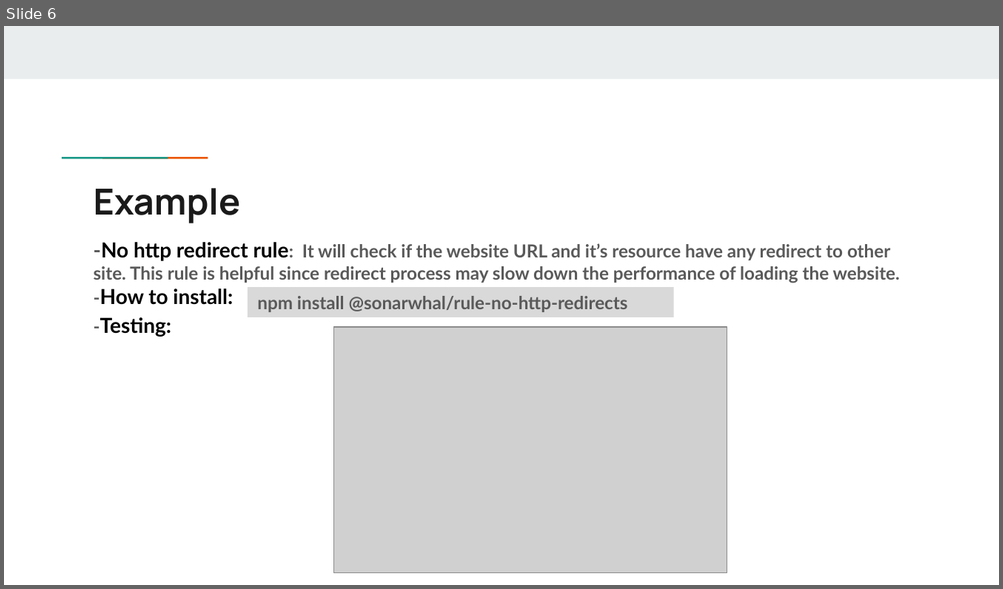
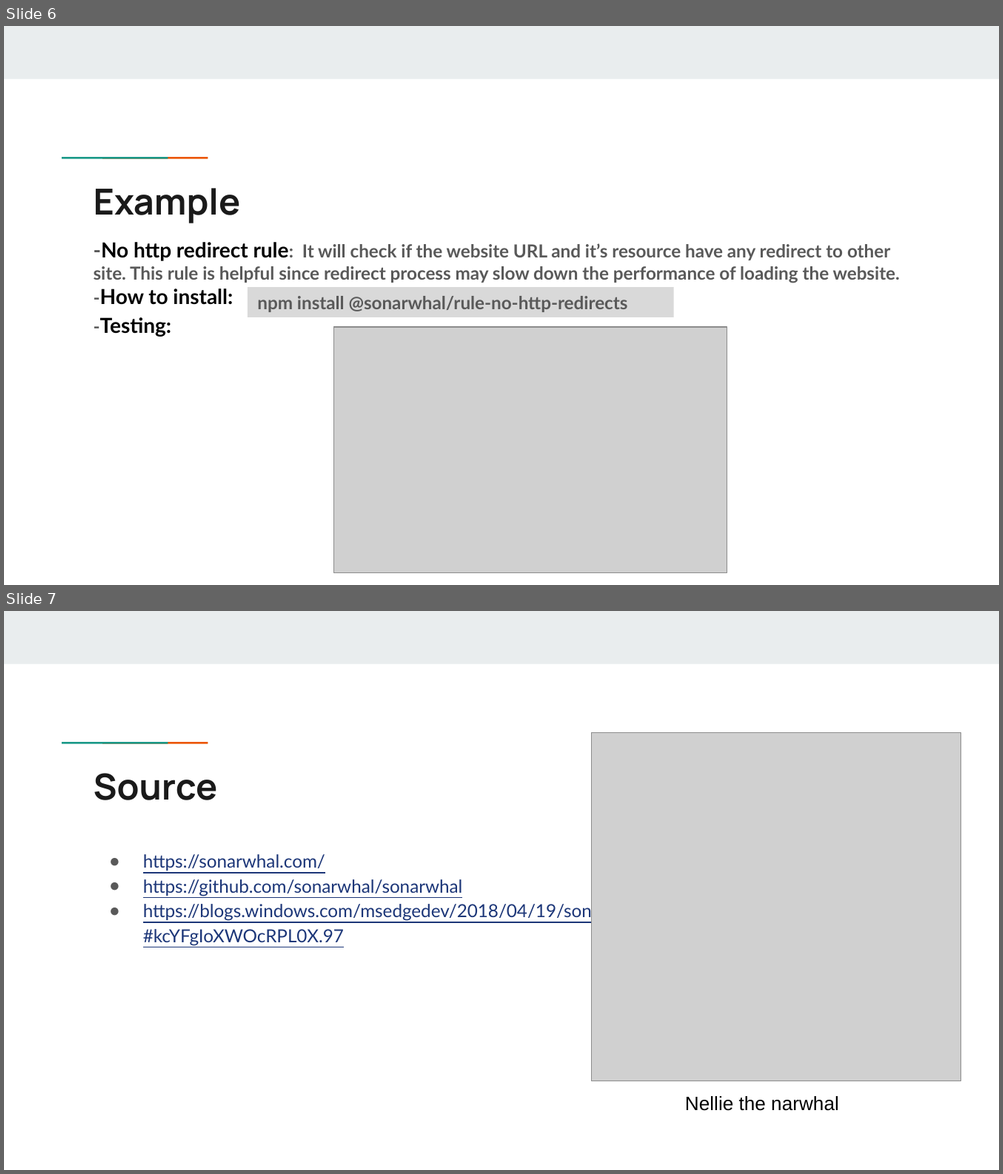
Before and after one commit to huydao200790/frontend-lightning, a slide deck: Lightning Talk .pptx. Shown one above the other, each under a label of ours: slide 6 before the commit, slides 6 and 7 after it. The pictures are 1003x589 and 1003x1174 pixels, drawn with LibreOffice and Linux fonts; fonts in the diff are those of the drawing; grey boxes stand for pictures. Boxes give left, top, right and bottom in pixels: in the first picture for what was removed or moved away, otherwise in the second. Text is boxed around its words. In the diff, an @@ line names an element or a change of style, - is before the commit and + after.

Commit message:
submit1

```diff
--- a/Lightning Talk .pptx
+++ b/Lightning Talk .pptx
@@ slide 7 added at (4, 611, 999, 1170), background #FFFFFF; not listed: 3 template elements that a slide beside it also shows @@
@@ picture added at (591, 733, 960, 1082) @@
@@ title added at (94, 773, 218, 800), 26 pt, text #1A1A1A, bold @@
+Source
@@ text added at (143, 854, 840, 946), 13 pt, text #1C3678, underline @@
+● https://sonarwhal.com/
+● https://github.com/sonarwhal/sonarwhal
+● https://blogs.windows.com/msedgedev/2018/04/19/sonarwhal-v1-linting-tool-for-web/#kcYFgIoXWOcRPL0X.97
@@ text added at (685, 1096, 839, 1111), 14 pt, text #000000 @@
+Nellie the narwhal
```
